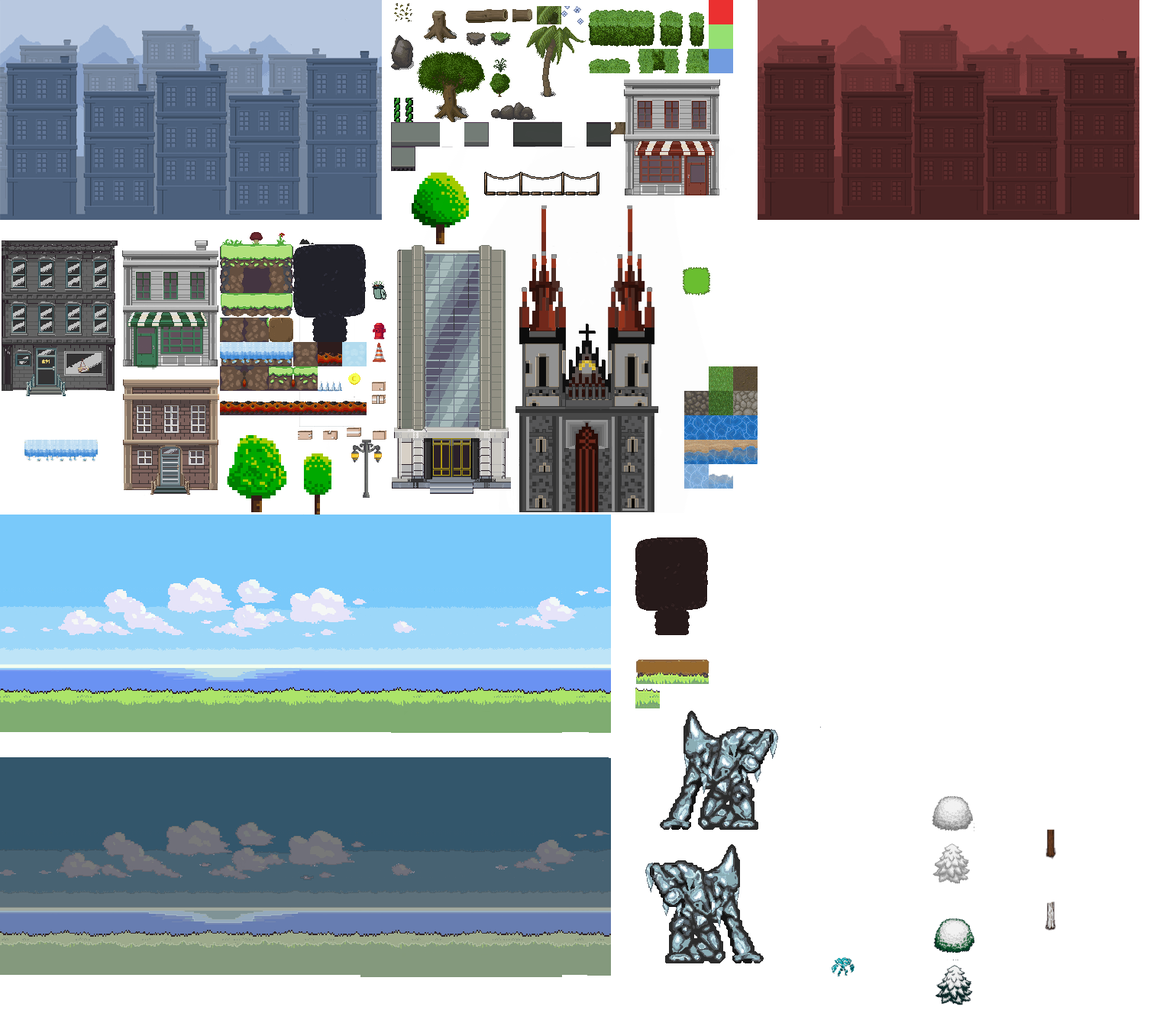
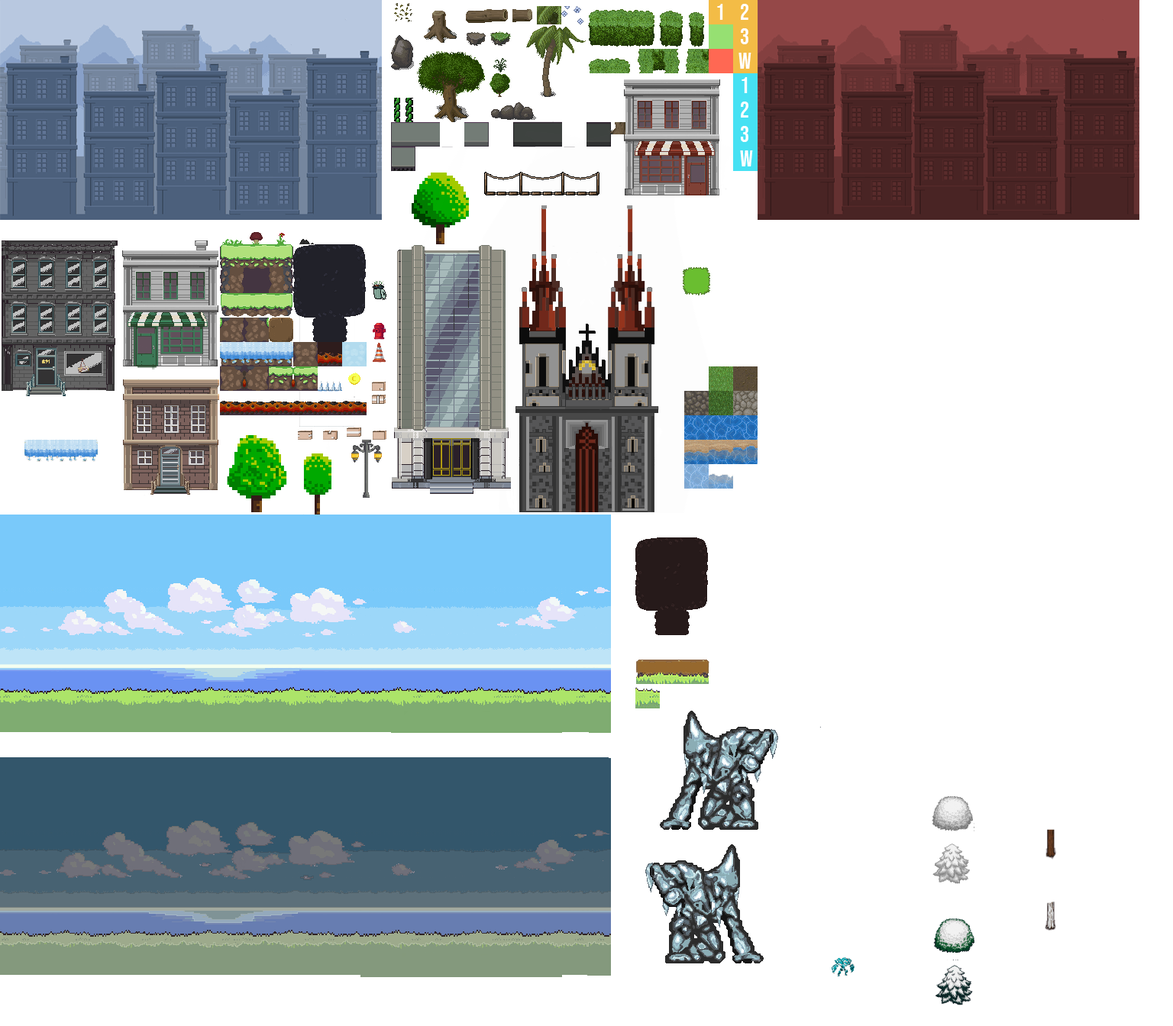
Comparing the layer stacks of the two 1173 × 1026 images. Changes:
renamed "ColliderSuelo" to "Colliders", painted on it over [708, 0, 758, 172]
